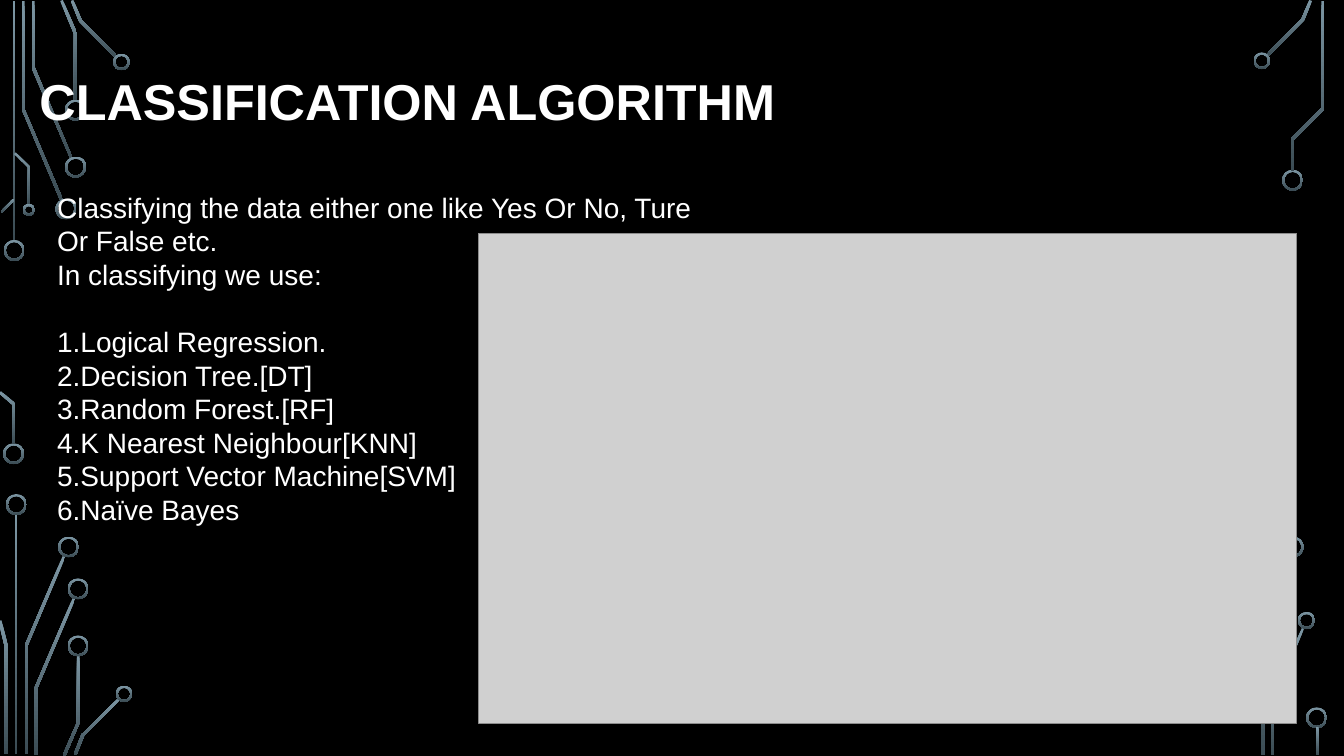
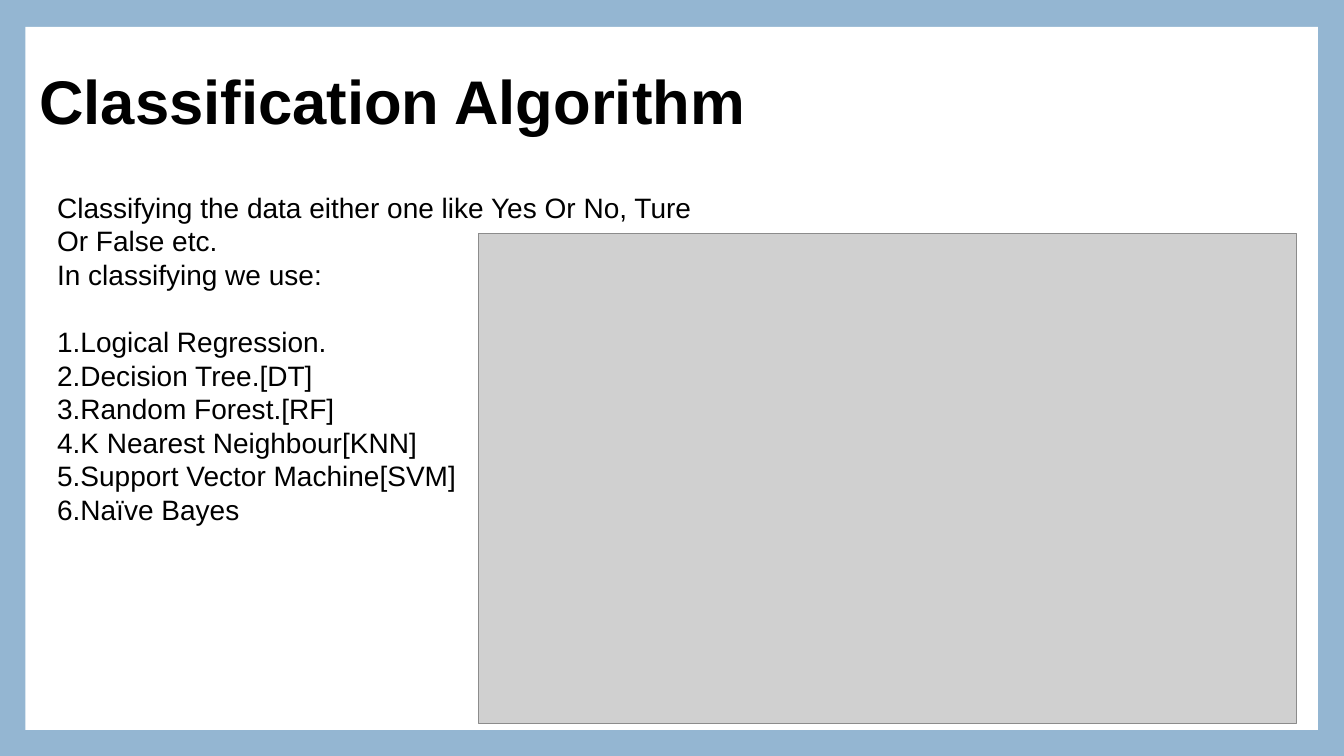
Before and after one commit to Akshaykumar2004/Aigle_Assignment6, a slide deck: slide 13 of AgileProject.pptx. Drawn at 1344x756 pixels with LibreOffice and Linux fonts; fonts in the diff are those of the drawing; grey boxes stand for pictures; background and template pictures are left out. Boxes give left, top, right and bottom in pixels: in the first picture for what was removed or moved away, otherwise in the second. Text is boxed around its words. In the diff, an @@ line names an element or a change of style, - is before the commit and + after.

```diff
--- a/AgileProject.pptx
+++ b/AgileProject.pptx
@@ background picture (left out) to #94B6D2 @@
@@ rectangle added at box(25, 27, 1318, 730), fill #FFFFFF @@
@@ title at box(39, 79, 745, 136): text changed; size 36 to 44 pt; text colour #FFFFFF to #000000 @@
-CLASSIFICATION ALGORITHM
+Classification Algorithm
@@ text "Classifying the data either one ..." at box(57, 197, 691, 525): text colour #FFFFFF to #000000 @@
@@ group removed at box(0, 0, 1328, 756): 33 freeform shapes, 3 rectangles @@
```
Also in this commit, not shown: 16 other slides changed, 3 other files.
